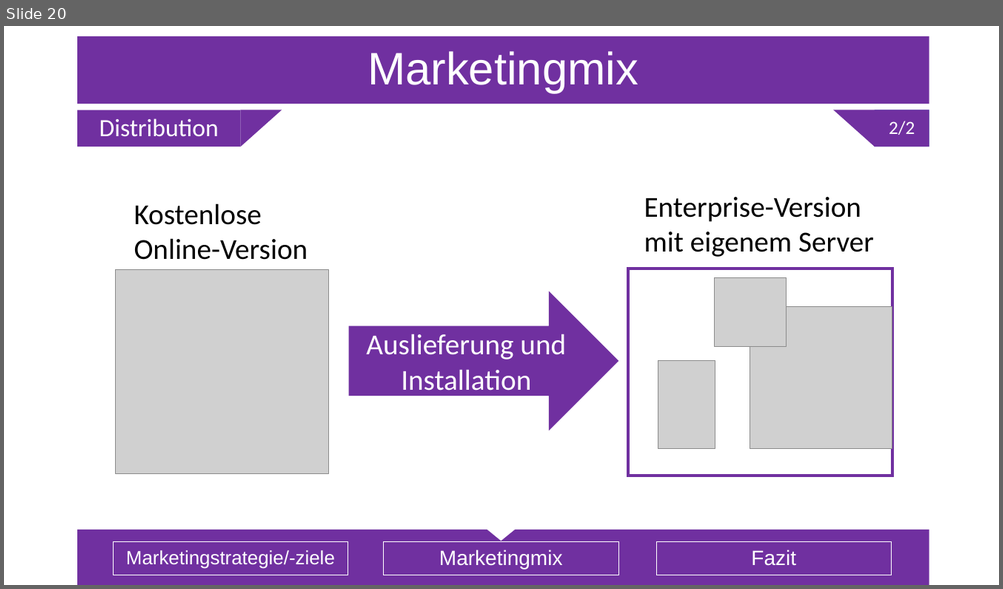
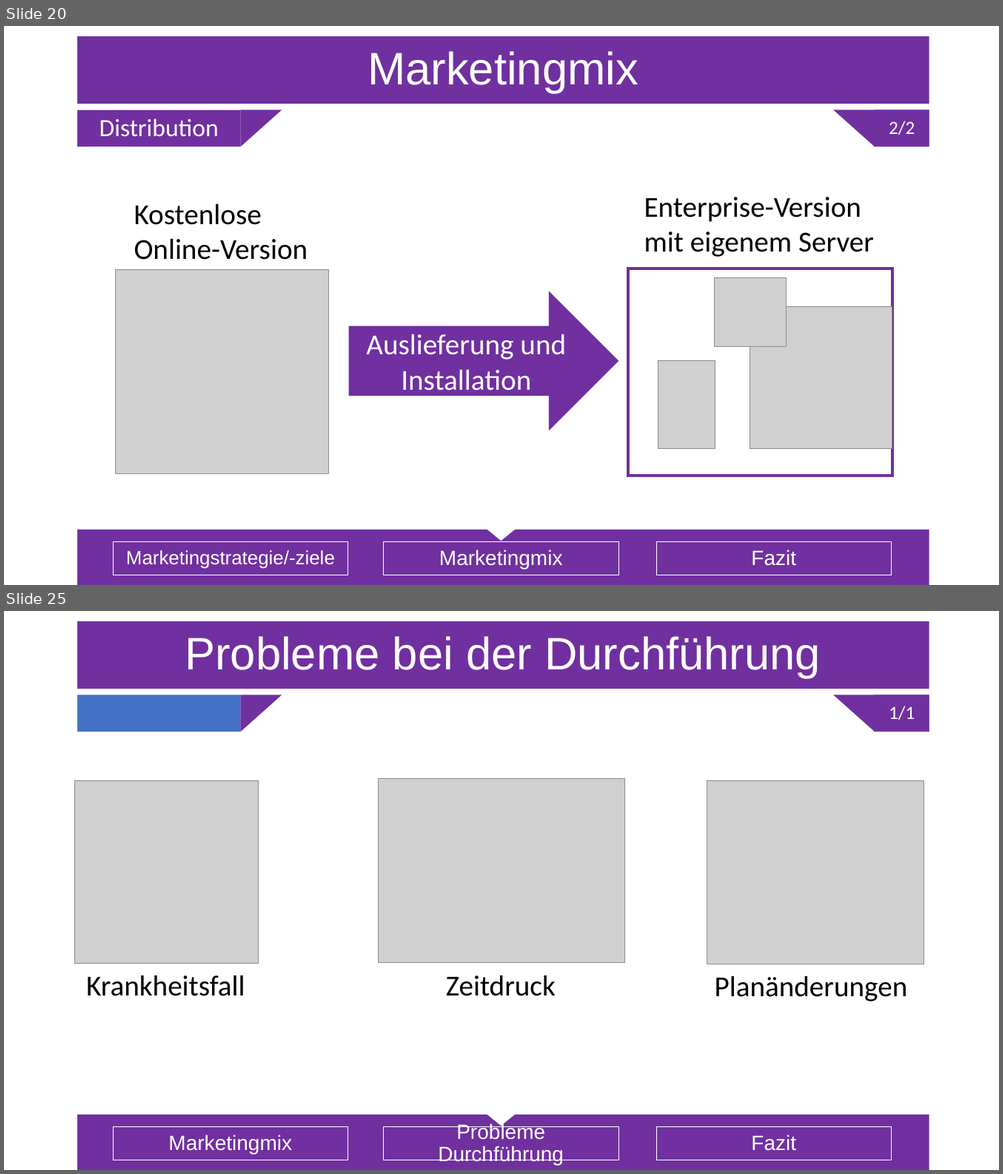
Before and after one commit to Sl0thking/mp_gproz_scrumiverse, a slide deck: 5_Präsentation/Projektpräsentation.pptx. Shown one above the other, each under a label of ours: slide 20 before the commit, slides 20 and 25 after it; the slides between them are not shown. The pictures are 1003x589 and 1003x1174 pixels, drawn with LibreOffice and Linux fonts; fonts in the diff are those of the drawing; grey boxes stand for pictures. Boxes give left, top, right and bottom in pixels: in the first picture for what was removed or moved away, otherwise in the second. Text is boxed around its words. In the diff, an @@ line names an element or a change of style, - is before the commit and + after.

```diff
--- a/5_Präsentation/Projektpräsentation.pptx
+++ b/5_Präsentation/Projektpräsentation.pptx
@@ slide 25 added at (4, 611, 999, 1170), background #FFFFFF; not listed: 5 template elements that a slide beside it also shows @@
@@ title added at (77, 621, 928, 689), fill #7030A0, outline #325491 1 pt, 44 pt, text #FFFFFF @@
+Probleme bei der Durchführung
@@ rectangle added at (77, 695, 240, 732), fill #4472C4 @@
@@ text added at (875, 695, 929, 732), fill #7030A0, 18 pt, text #FFFFFF @@
+1/1
@@ picture added at (75, 780, 259, 964) @@
@@ picture added at (378, 779, 625, 964) @@
@@ picture added at (707, 780, 923, 964) @@
@@ text added at (86, 975, 245, 997), 28 pt, text #000000 @@
+Krankheitsfall
@@ text added at (446, 975, 555, 997), 28 pt, text #000000 @@
+Zeitdruck
@@ text added at (714, 976, 908, 1002), 28 pt, text #000000 @@
+Planänderungen
@@ text added at (113, 1128, 348, 1160), outline #FFFFFF 0.75 pt, 20 pt, text #FFFFFF @@
+Marketingmix
@@ text added at (384, 1128, 619, 1160), outline #FFFFFF 0.75 pt, 20 pt, text #FFFFFF @@
+Probleme Durchführung
@@ text added at (656, 1128, 891, 1160), outline #FFFFFF 0.75 pt, 20 pt, text #FFFFFF @@
+Fazit
```
Also in this commit, not shown: 14 slides changed.
